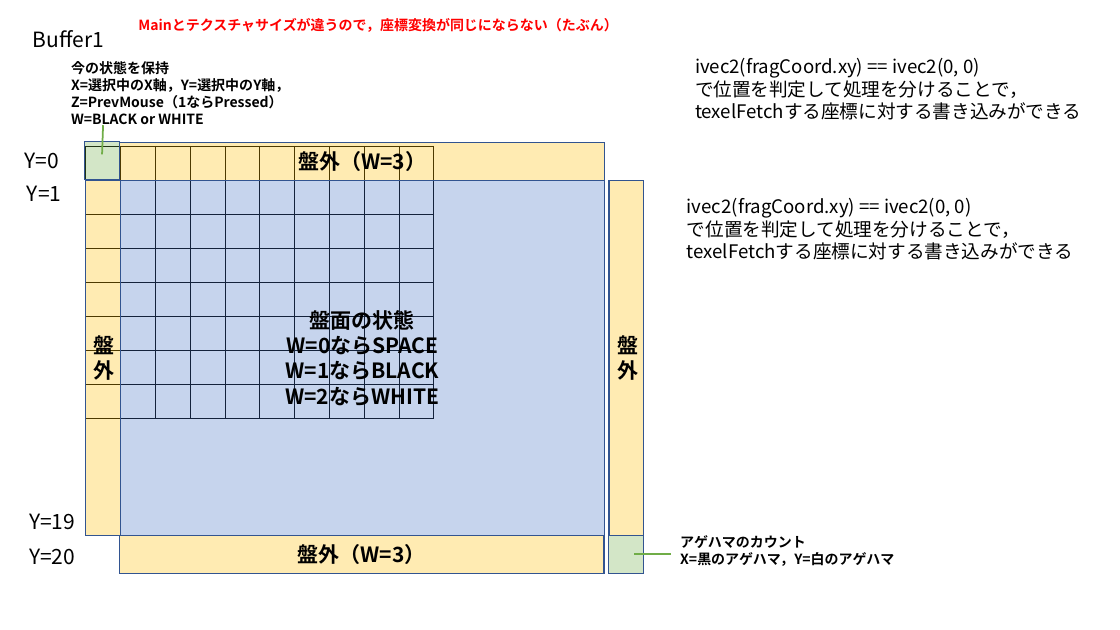
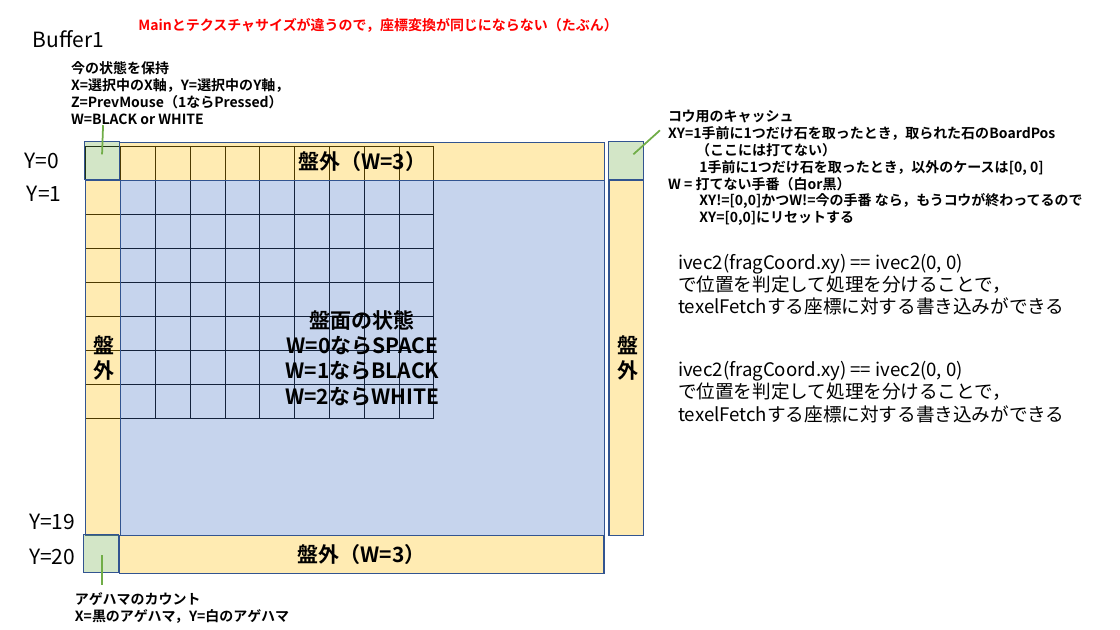
Before and after one commit to mu-777/igo_in_shadertoy, a slide deck: slide 3 of memo.pptx. Drawn at 1120x630 pixels with LibreOffice and Linux fonts; fonts in the diff are those of the drawing. Boxes give left, top, right and bottom in pixels: in the first picture for what was removed or moved away, otherwise in the second. Text is boxed around its words. In the diff, an @@ line names an element or a change of style, - is before the commit and + after.

```diff
--- a/memo.pptx
+++ b/memo.pptx
@@ text added at bbox=[668, 109, 1083, 225], 12 pt, text #000000, bold @@
+コウ用のキャッシュ
+XY=1手前に1つだけ石を取ったとき，取られた石のBoardPos
+（ここには打てない）
+1手前に1つだけ石を取ったとき，以外のケースは[0, 0]
+W = 打てない手番（白or黒）
+XY!=[0,0]かつW!=今の手番 なら，もうコウが終わってるので
+XY=[0,0]にリセットする
@@ rectangle added at bbox=[609, 141, 644, 179], fill #70AD47 at 30% opacity, outline #325491 1 pt @@
@@ line added from (634, 155) to (660, 130), #70AD47 1.5 pt @@
@@ text "ivec2(fragCoord.xy) == ivec2(0, 0)": place and size @@
-text "ivec2(fragCoord.xy) == ivec2(0, 0)" at bbox=[695, 58, 1081, 120]
+text "ivec2(fragCoord.xy) == ivec2(0, 0)" at bbox=[678, 254, 1064, 315]
@@ text "ivec2(fragCoord.xy) == ivec2(0, 0)": place and size @@
-text "ivec2(fragCoord.xy) == ivec2(0, 0)" at bbox=[687, 198, 1073, 260]
+text "ivec2(fragCoord.xy) == ivec2(0, 0)" at bbox=[678, 361, 1064, 423]
@@ rectangle: place and size @@
-rectangle at bbox=[609, 536, 644, 574]
+rectangle at bbox=[83, 534, 118, 572]
@@ line moved from (634, 554) - (671, 554) to (103, 555) - (103, 585) @@
@@ text "アゲハマのカウント": place and size @@
-text "アゲハマのカウント" at bbox=[680, 535, 894, 566]
+text "アゲハマのカウント" at bbox=[75, 592, 289, 623]
```
Also in this commit, not shown: 2 other files.
